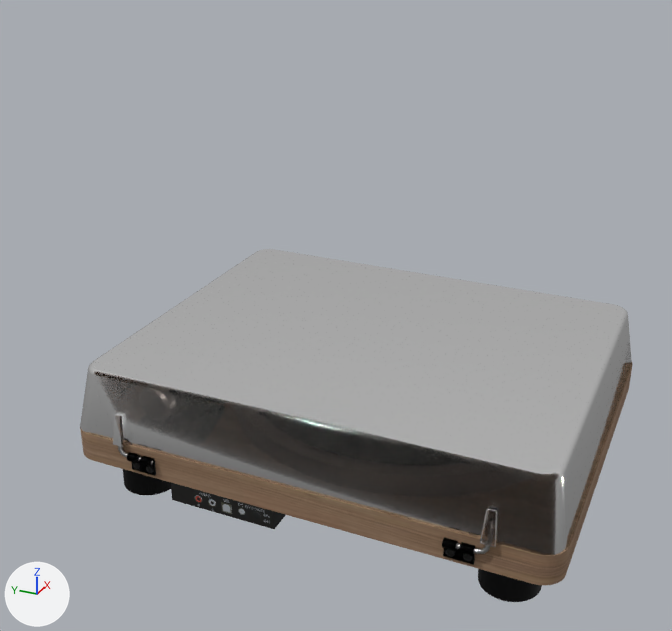
The glTF model models/RecordPlayer.gltf: old version first, new version second.
Before and after are seen from a 50 mm camera at (-0.683, -0.271, 0.475) aimed at (-0.052, 0.013, 0.159). Lighting does not change. The marker at lower left points along +X, +Y and +Z. Where no turn or scale is listed for an object, it has been applied to the vertices.

In view in the first picture: 'Base', 'Components', 'DustCover', 'Fastening', 'Feet'.
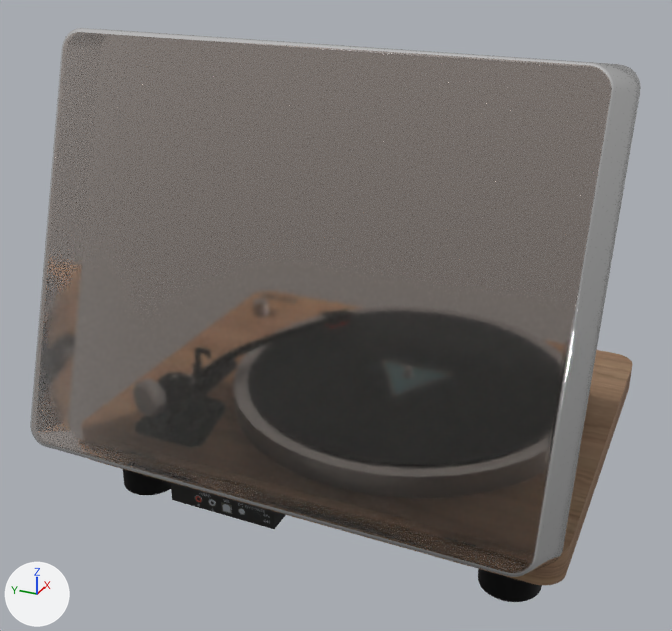
What differs and where, as boxes [x1, y1, x2, y2] in the pictures (672 x 631 px):
'DustCover', turned: before [80, 249, 632, 555]; after [30, 28, 641, 577]
'Fastening.001', turned (not visible afterwards): before [118, 446, 490, 554]

The change, as a list of edits to the scene's bpy script:
```text
Change ob_dustcover:
    ob_dustcover.rotation_euler: (0.0, 0.89, 0.0) -> (0.0, -0.367, 0.0)  # degrees (0, 51, 0) -> degrees (0, -21, 0)
```
